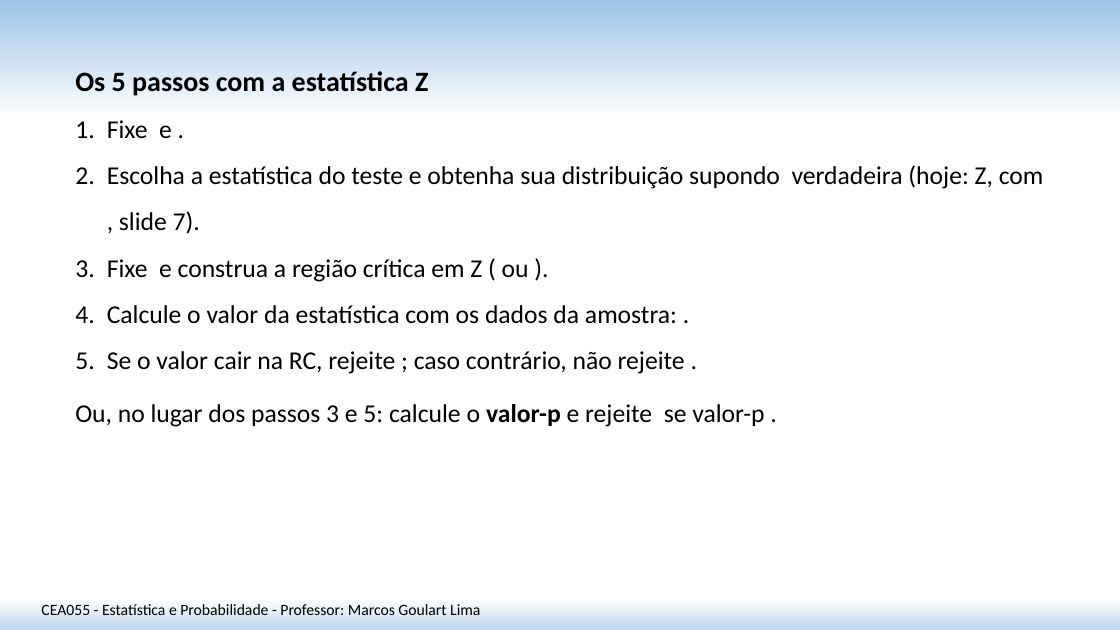
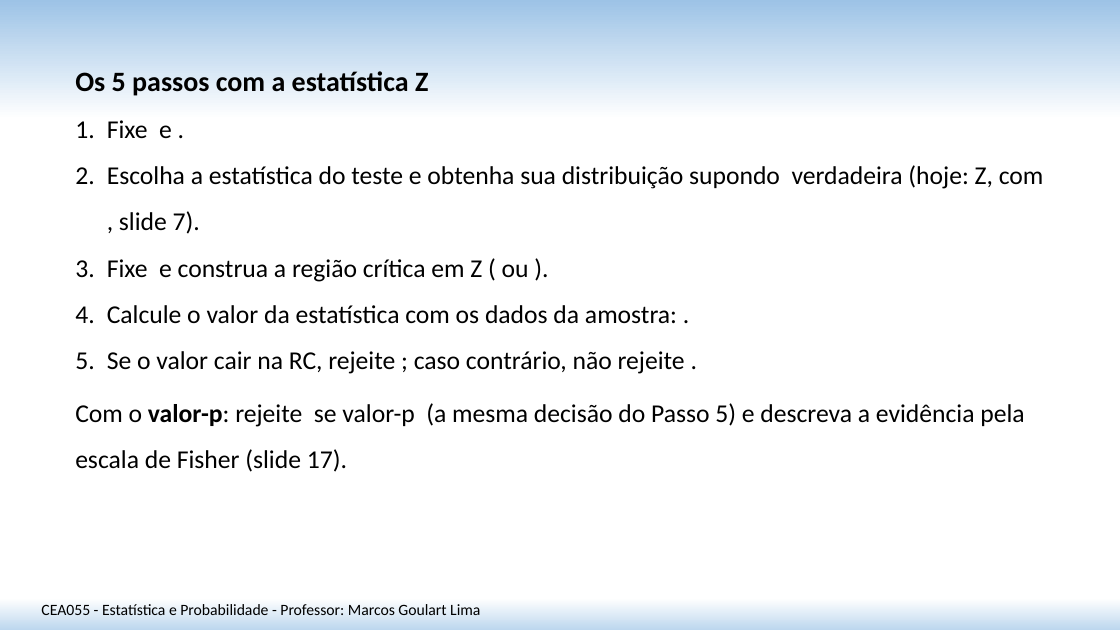
Before and after one commit to matmarcos/minhas-aulas, a slide deck: slide 25 of content/2026-2/cea055-estatistica-probabilidade/21-teste-hipotese-media-var-conhecida/Aula_21_Teste_Hipotese_Media_Var_Conhecida_SITE.pptx (slide 23 before the commit). Drawn at 1120x630 pixels with LibreOffice and Linux fonts; fonts in the diff are those of the drawing. Boxes give left, top, right and bottom in pixels: in the first picture for what was removed or moved away, otherwise in the second. Text is boxed around its words. In the diff, an @@ line names an element or a change of style, - is before the commit and + after.

```diff
--- a/content/2026-2/cea055-estatistica-probabilidade/21-teste-hipotese-media-var-conhecida/Aula_21_Teste_Hipotese_Media_Var_Conhecida_SITE.pptx
+++ b/content/2026-2/cea055-estatistica-probabilidade/21-teste-hipotese-media-var-conhecida/Aula_21_Teste_Hipotese_Media_Var_Conhecida_SITE.pptx
@@ text at [75,403,1024,472]: text changed @@
-Ou, no lugar dos passos 3 e 5: calcule o valor-p e rejeite se valor-p .
+Com o valor-p: rejeite se valor-p (a mesma decisão do Passo 5) e descreva a evidência pela escala de Fisher (slide 17).
```
Also in this commit, not shown: 10 other slides changed, 2 slides added, 1 other file.
